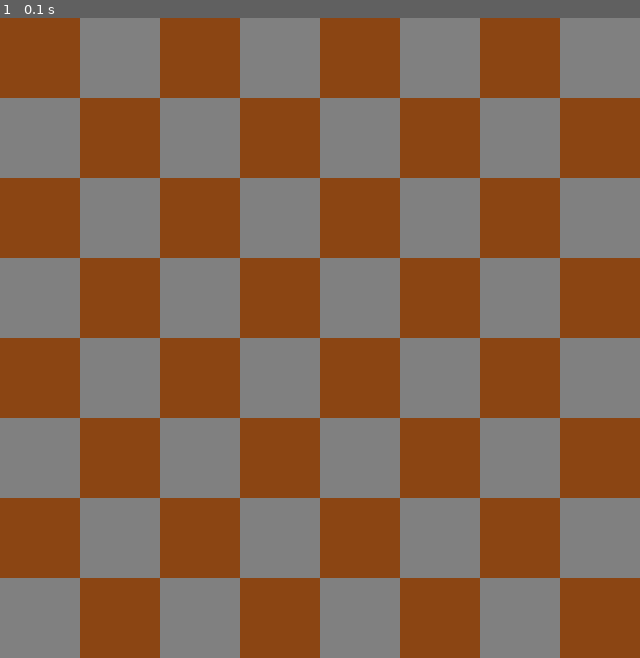
Above: before the commit, frame 1.
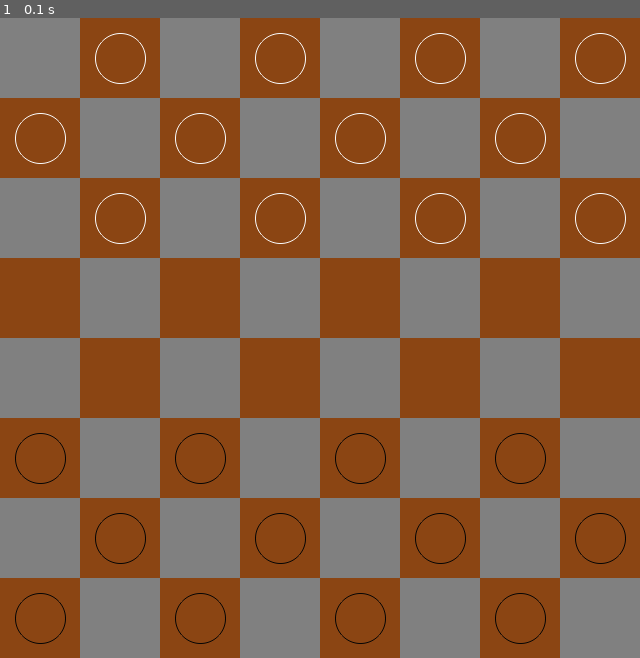
Above: after the commit, the same moment.

Repository: shykiu77/Pygame
Game: pygame game, started from Checkers/Checkers.py
Two runs of this game, one before a commit and one after it. Both use one fixed random seed, a clock stepped at 60 frames per second and the inputs below.
Inputs:
- Up to frame 1 (0.1 s): no input

The runs differ from the first frame. In frame 1, 100% of the frame differs, in the area x 0-100%, y 0-100%.

Commit message:
Implemented pieces.

Diff:
--- a/Checkers/Checkers.py
+++ b/Checkers/Checkers.py
@@ -1,5 +1,7 @@
+#!/usr/bin/env python3
 import pygame, sys
 from pygame.locals import *
+from pygame import gfxdraw
 
 FPS = 30
 WINDOWNWIDTH = 640
@@ -8,10 +10,10 @@
 TILEHEIGHT = 80
 assert (WINDOWNWIDTH*WINDOWNHEIGHT)/(TILEWIDTH*TILEHEIGHT) == 64
 
-WHITE = (255,255,255)
+WHITE = (250,250,250)
 GREY = (128,128,128)
 BROWN = (139,69,19)
-BLACK = (0,0,0)
+BLACK = (5,5,5)
 
 pygame.init()
 FPSCLOCK = pygame.time.Clock()
@@ -22,38 +24,48 @@
     for i in range(0,8):
         for j in range(0,8):
             Rect = pygame.Rect(i*TILEWIDTH,j*TILEHEIGHT,TILEWIDTH,TILEHEIGHT)
-            pygame.draw.rect(DISPLAYSURF,BROWN if (i+j)%2 ==0 else GREY,Rect)
+            pygame.draw.rect(DISPLAYSURF,BROWN if (i+j)%2 !=0 else GREY,Rect)
+
+def DrawPieces(board,DISPLAYSURF):
+    for i in range(0,8):
+        for j in range(0,8):
+            if board[i][j] != None:
+                #pygame.draw.circle(DISPLAYSURF,board[i][j],(j*TILEWIDTH + (int) (TILEWIDTH/2),i*TILEHEIGHT+ (int)(TILEHEIGHT/2)),25)
+                pygame.gfxdraw.aacircle(DISPLAYSURF,j*TILEWIDTH + (int) (TILEWIDTH/2),i*TILEHEIGHT+ (int)(TILEHEIGHT/2),25,board[i][j])
+                #pygame.gfxdraw.filled_circle(DISPLAYSURF,j*TILEWIDTH + (int) (TILEWIDTH/2),i*TILEHEIGHT+ (int)(TILEHEIGHT/2),25,board[i][j])
 
 def main():
     DISPLAYSURF.fill(WHITE)
     DrawTiles(DISPLAYSURF)
-    pygame.display.update()
-
     board = []
     for i in range(0,8):
         line = []
         for j in range(0,8):
-            if i <= 1:
+            if i <= 2 and (i+j)%2 != 0:
                 line.append(WHITE)
-            elif i >= WINDOWNWIDTH/TILEWIDTH - 2:
+            elif i >= WINDOWNWIDTH/TILEWIDTH - 3 and (i+j)%2 != 0:
                 line.append(BLACK)
             else:
                 line.append(None)
         board.append(line)
 
-    for i in range(0,8):
-        for j in range(0,8):
-            print(board[i][j])
-        print('\n')
+    DrawPieces(board,DISPLAYSURF)
+
+    pygame.display.update()
+    mousex = 0
+    mousey = 0
+
 
     while True:
         for event in pygame.event.get():
+            if event.type == MOUSEMOTION:
+                mousex,mousey = event.pos
+
             if event.type == QUIT:
                 pygame.quit()
                 sys.exit()
         pygame.display.update()
         FPSCLOCK.tick(FPS)
 
-
 if __name__ == '__main__':
     main()
